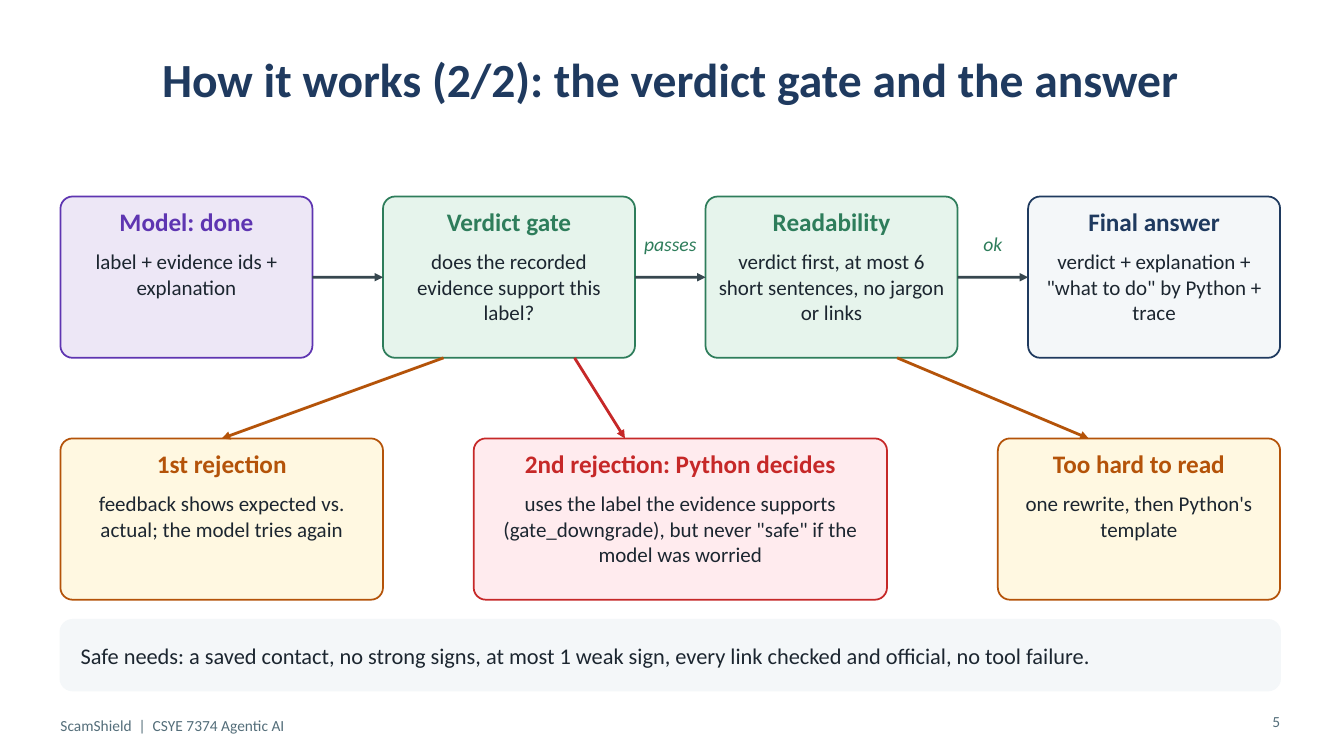
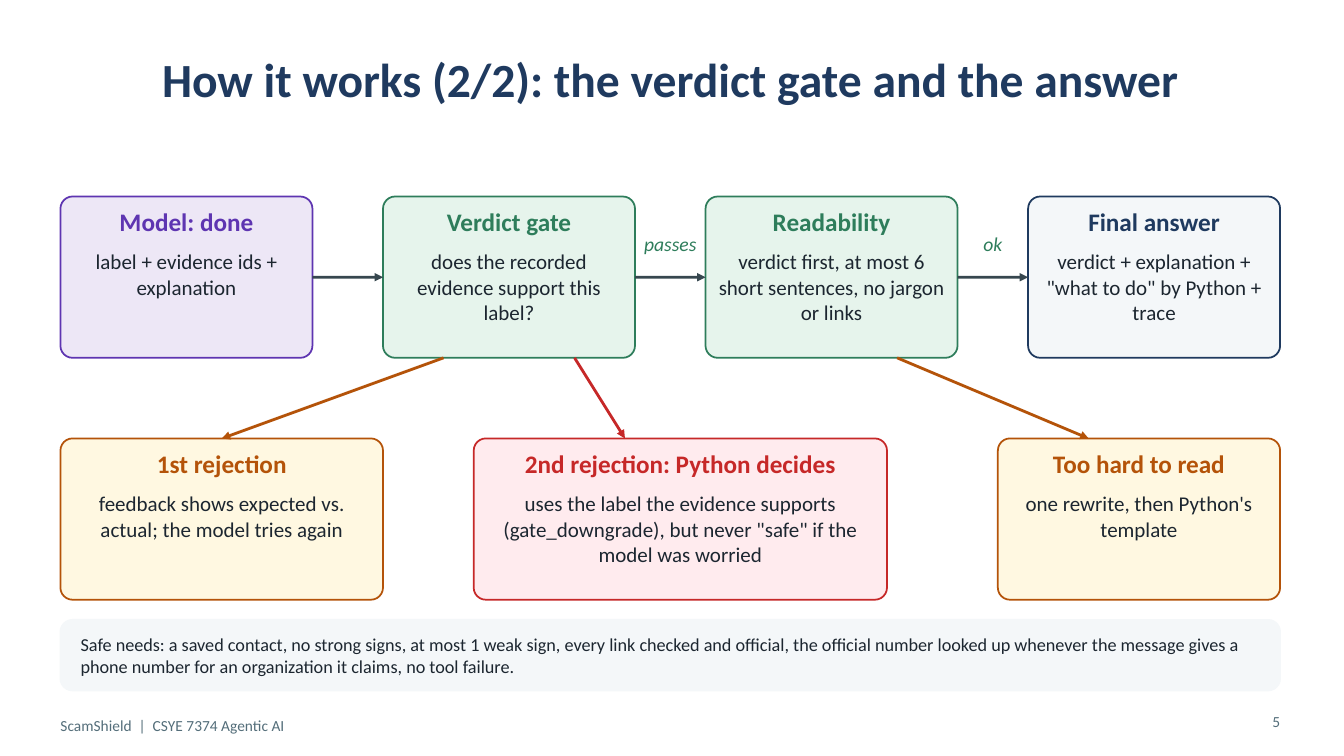
Before and after one commit to ARUNAS95/ScamShield, a slide deck: slide 5 of docs/ScamShield_Presentation.pptx. Drawn at 1344x756 pixels with LibreOffice and Linux fonts; fonts in the diff are those of the drawing. Boxes give left, top, right and bottom in pixels: in the first picture for what was removed or moved away, otherwise in the second. Text is boxed around its words. In the diff, an @@ line names an element or a change of style, - is before the commit and + after.

```diff
--- a/docs/ScamShield_Presentation.pptx
+++ b/docs/ScamShield_Presentation.pptx
@@ text at [81, 638, 1239, 676]: text changed; size 16 to 13 pt @@
-Safe needs: a saved contact, no strong signs, at most 1 weak sign, every link checked and official, no tool failure.
+Safe needs: a saved contact, no strong signs, at most 1 weak sign, every link checked and official, the official number looked up whenever the message gives a phone number for an organization it claims, no tool failure.
```
Also in this commit, not shown: 5 other slides changed, 1 other file.
